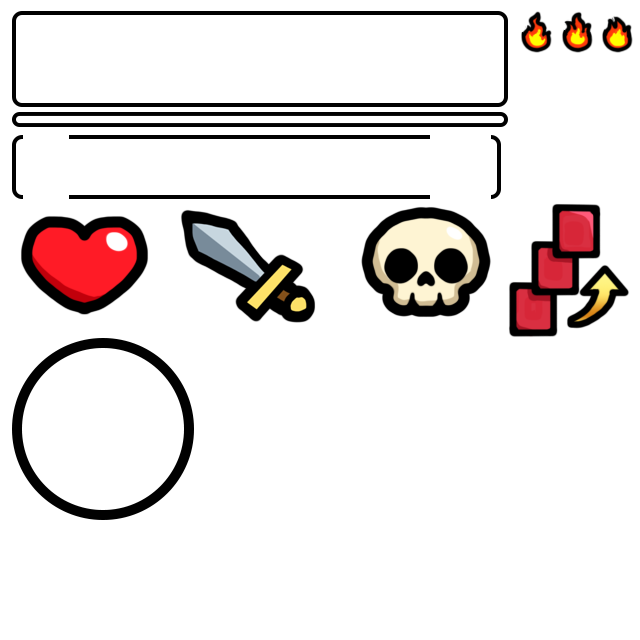
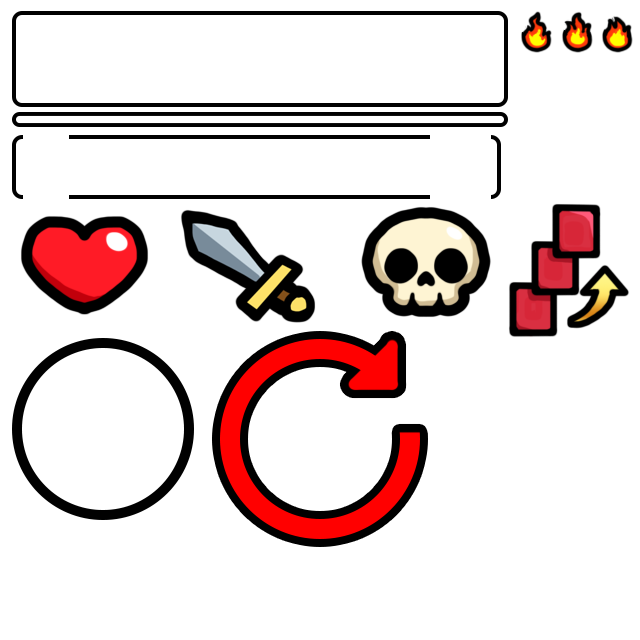
Comparing the layer stacks of the two 640px x 640px images. Changes:
added layer "Retry" in group "UI" over (x1=220, y1=338, x2=420, y2=539)
